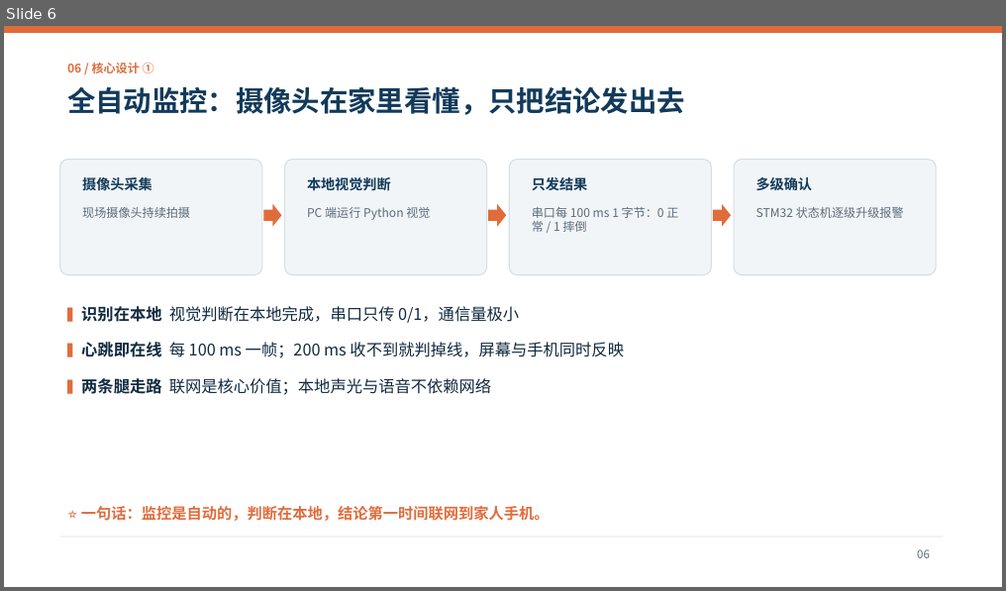
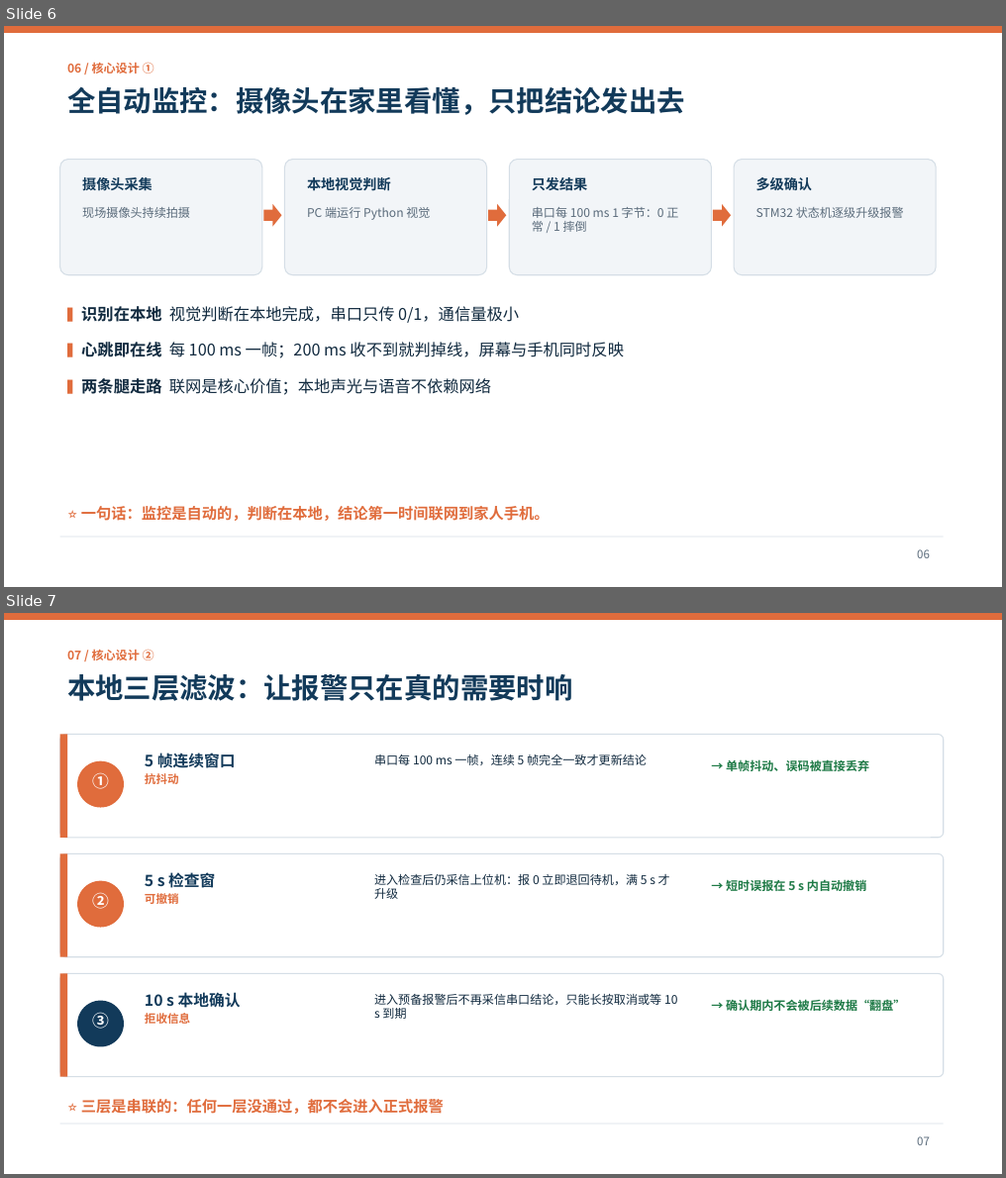
Before and after one commit to Maxsunset/SilverGuard, a slide deck: SilverGuard/docs/SilverGuard_答辩_设计思路与亮点.pptx. Shown one above the other, each under a label of ours: slide 6 before the commit, slides 6 and 7 after it. The pictures are 1006x591 and 1006x1178 pixels, drawn with LibreOffice and Linux fonts; fonts in the diff are those of the drawing. Boxes give left, top, right and bottom in pixels: in the first picture for what was removed or moved away, otherwise in the second. Text is boxed around its words. In the diff, an @@ line names an element or a change of style, - is before the commit and + after.

Commit message:
答辩 PPT：新增三层滤波与心跳检测两页，状态机改为双面板全连通转移图
新增第 7 页本地三层滤波（5 帧窗口 / 5 s 检查窗 / 10 s 本地确认拒收）；新增第 8 页心跳检测（100 ms 一帧、200 ms 判掉线、1:2 比例、掉线恢复）；状态机页改为左主路径右跳变双面板，14 条转移全部画出并分色（数据/长按/掉线）；修正“仅 standby/checking 会因掉线回 offline”的旧错误

```diff
--- a/SilverGuard/docs/SilverGuard_答辩_设计思路与亮点.pptx
+++ b/SilverGuard/docs/SilverGuard_答辩_设计思路与亮点.pptx
@@ slide 7 added at <box>4,613,1002,1174</box>, background #FFFFFF @@
@@ rectangle added at <box>4,613,1002,620</box>, fill #E06C3C @@
@@ text added at <box>67,649,154,661</box>, 11.5 pt, text #E06C3C, bold @@
+07 / 核心设计 ②
@@ text added at <box>67,674,572,701</box>, 27 pt, text #123A5A, bold @@
+本地三层滤波：让报警只在真的需要时响
@@ rounded rectangle added at <box>60,735,944,838</box>, fill #FFFFFF, outline #D5DEE6 1 pt @@
@@ rectangle added at <box>60,735,67,838</box>, fill #E06C3C @@
@@ text added at <box>145,753,236,784</box>, 15 pt, text #123A5A, bold @@
+5 帧连续窗口
+抗抖动
@@ text added at <box>374,755,647,765</box>, 11.5 pt, text #112A3F @@
+串口每 100 ms 一帧，连续 5 帧完全一致才更新结论
@@ text added at <box>726,760,869,771</box>, 11.5 pt, text #1E7A46, bold @@
+→ 单帧抖动、误码被直接丢弃
@@ ellipse added at <box>77,761,124,808</box>, fill #E06C3C @@
@@ text added at <box>92,772,109,789</box>, 16 pt, text #FFFFFF, bold @@
+①
@@ rounded rectangle added at <box>60,854,944,958</box>, fill #FFFFFF, outline #D5DEE6 1 pt @@
@@ rectangle added at <box>60,854,67,958</box>, fill #E06C3C @@
@@ text added at <box>145,872,215,904</box>, 15 pt, text #123A5A, bold @@
+5 s 检查窗
+可撤销
@@ text added at <box>374,874,670,899</box>, 11.5 pt, text #112A3F @@
+进入检查后仍采信上位机：报 0 立即退回待机，满 5 s 才升级
@@ text added at <box>726,877,866,893</box>, 11.5 pt, text #1E7A46, bold @@
+→ 短时误报在 5 s 内自动撤销
@@ ellipse added at <box>77,881,124,928</box>, fill #E06C3C @@
@@ text added at <box>92,892,109,909</box>, 16 pt, text #FFFFFF, bold @@
+②
@@ rounded rectangle added at <box>60,973,944,1077</box>, fill #FFFFFF, outline #D5DEE6 1 pt @@
@@ rectangle added at <box>60,973,67,1077</box>, fill #E06C3C @@
@@ text added at <box>145,992,241,1024</box>, 15 pt, text #123A5A, bold @@
+10 s 本地确认
+拒收信息
@@ text added at <box>374,994,677,1019</box>, 11.5 pt, text #112A3F @@
+进入预备报警后不再采信串口结论，只能长按取消或等 10 s 到期
@@ ellipse added at <box>77,1001,124,1048</box>, fill #123A5A @@
@@ text added at <box>92,1012,109,1029</box>, 16 pt, text #FFFFFF, bold @@
+③
@@ text added at <box>726,999,905,1011</box>, 11.5 pt, text #1E7A46, bold @@
+→ 确认期内不会被后续数据“翻盘”
@@ text added at <box>81,1099,444,1114</box>, 14.5 pt, text #E06C3C, bold @@
+⭐ 三层是串联的：任何一层没通过，都不会进入正式报警
@@ rectangle added at <box>60,1124,944,1124</box>, fill #D5DEE6 @@
@@ text added at <box>917,1137,930,1146</box>, 11 pt, text #5A6B7B @@
+07
```
Also in this commit, not shown: 6 slides changed, 2 other slides added, 1 slide removed.
